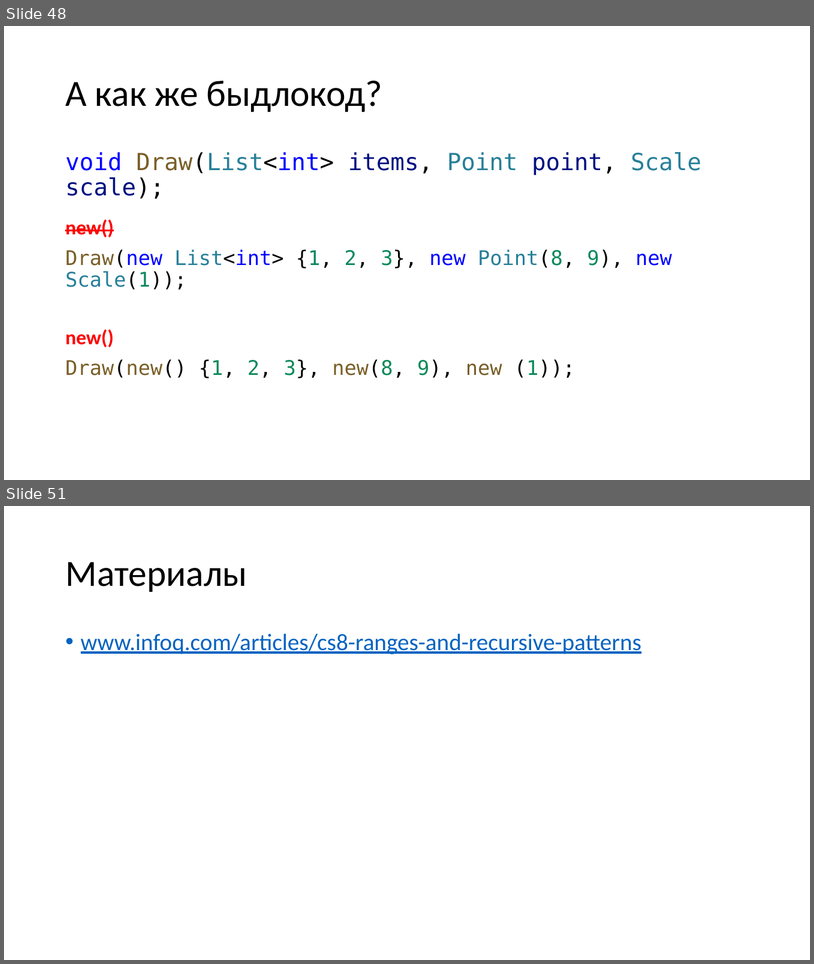
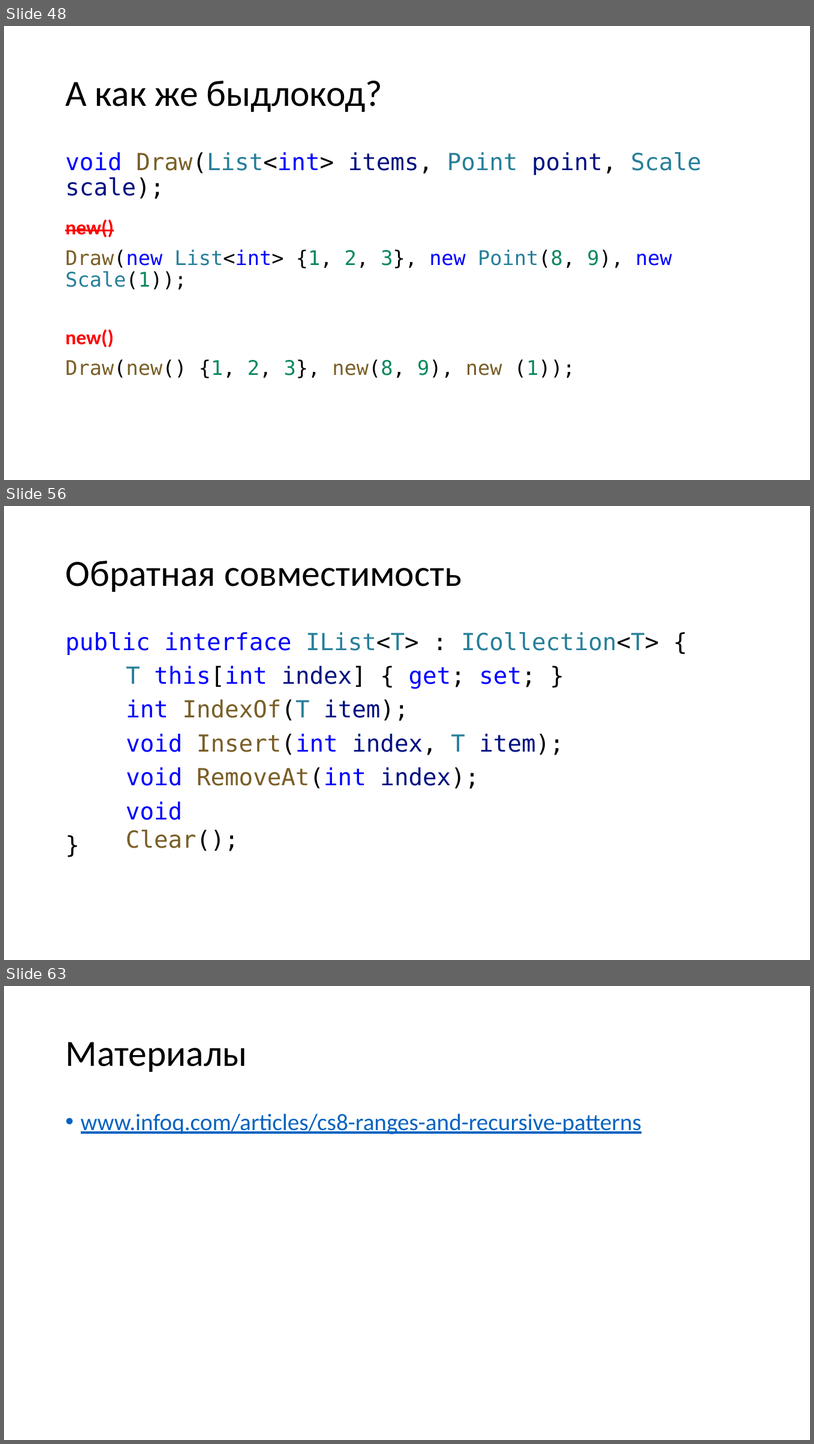
Before and after one commit to kugushev/presentations, a slide deck: Presentation.pptx. Shown one above the other, each under a label of ours: slides 48 and 51 before the commit, slides 48, 56 and 63 after it; the slides between them are not shown. The pictures are 814x964 and 814x1444 pixels, drawn with LibreOffice and Linux fonts; fonts in the diff are those of the drawing. Boxes give left, top, right and bottom in pixels: in the first picture for what was removed or moved away, otherwise in the second. Text is boxed around its words. In the diff, an @@ line names an element or a change of style, - is before the commit and + after.

Commit message:
add default interface methods

```diff
--- a/Presentation.pptx
+++ b/Presentation.pptx
@@ slide 56 added at bbox=[4, 506, 810, 960], background #FFFFFF @@
@@ title added at bbox=[65, 561, 462, 592], 44 pt, text #000000 @@
+Обратная совместимость
@@ text added at bbox=[65, 632, 659, 789], 28 pt, text #0000FF @@
+public interface IList<T> : ICollection<T> {
+T this[int index] { get; set; }
+int IndexOf(T item);
+void Insert(int index, T item);
+void RemoveAt(int index);
+}
@@ text added at bbox=[126, 801, 239, 851], 28 pt, text #795E26 @@
+void Clear();
@@ what was slide 51 is now slide 63 @@
```
Also in this commit, not shown: 1 slide changed, 11 other slides added, 2 other files.
